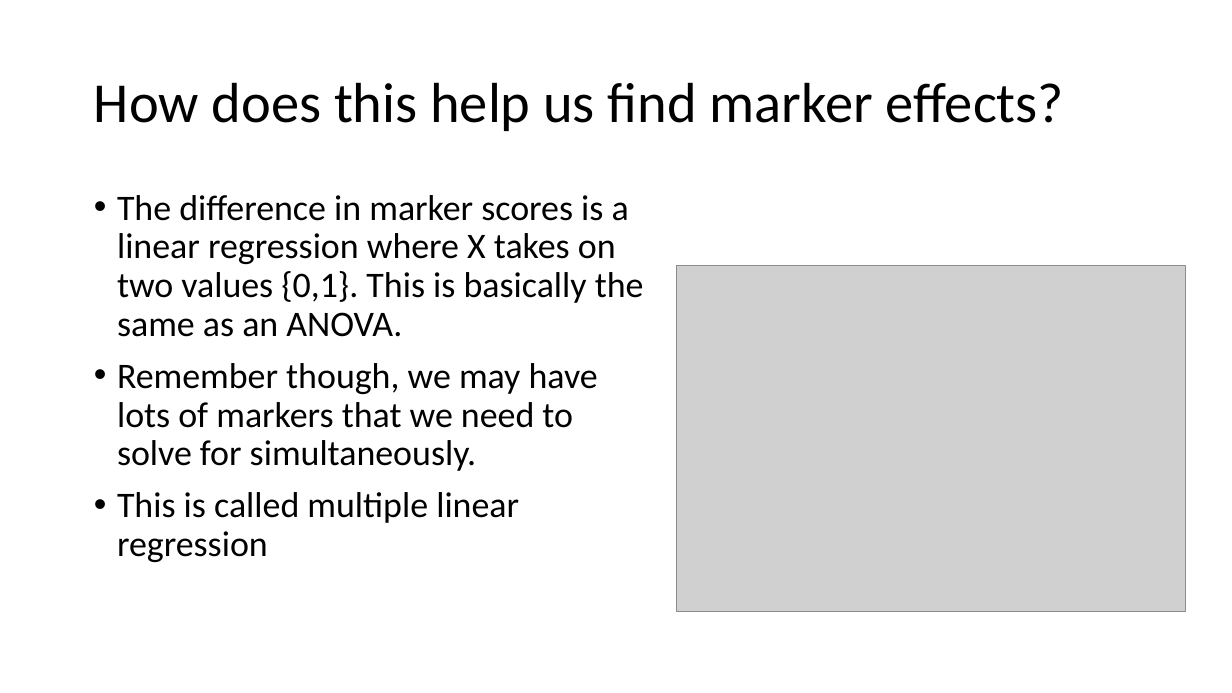
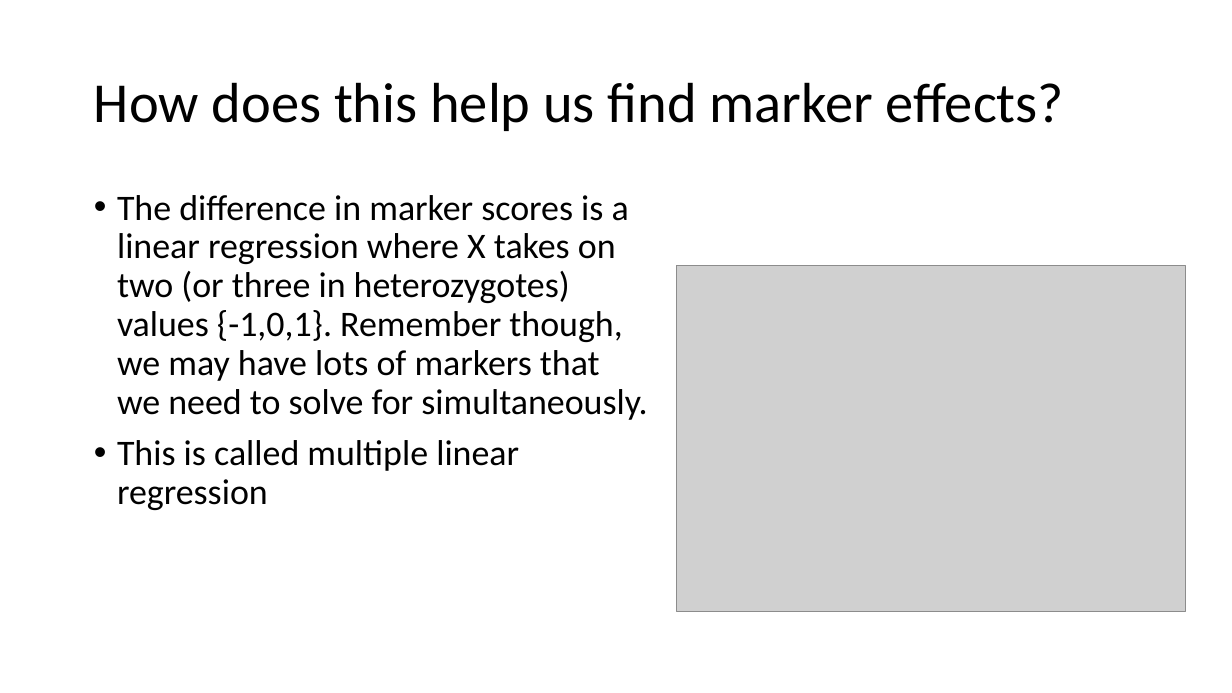
Before and after one commit to ter56/September2_2021_class, a slide deck: slide 26 of AdditiveModels_9_2_2021.pptx (slide 24 before the commit). Drawn at 1232x693 pixels with LibreOffice and Linux fonts; fonts in the diff are those of the drawing; grey boxes stand for pictures. Boxes give left, top, right and bottom in pixels: in the first picture for what was removed or moved away, otherwise in the second. Text is boxed around its words. In the diff, an @@ line names an element or a change of style, - is before the commit and + after.

```diff
--- a/AdditiveModels_9_2_2021.pptx
+++ b/AdditiveModels_9_2_2021.pptx
@@ text at [117, 195, 647, 420]: text changed @@
-• The difference in marker scores is a linear regression where X takes on two values {0,1}. This is basically the same as an ANOVA.
-• Remember though, we may have lots of markers that we need to solve for simultaneously.
+• The difference in marker scores is a linear regression where X takes on two (or three in heterozygotes) values {-1,0,1}. Remember though, we may have lots of markers that we need to solve for simultaneously.
```
Also in this commit, not shown: 9 other slides changed, 3 slides added, 1 other file.
